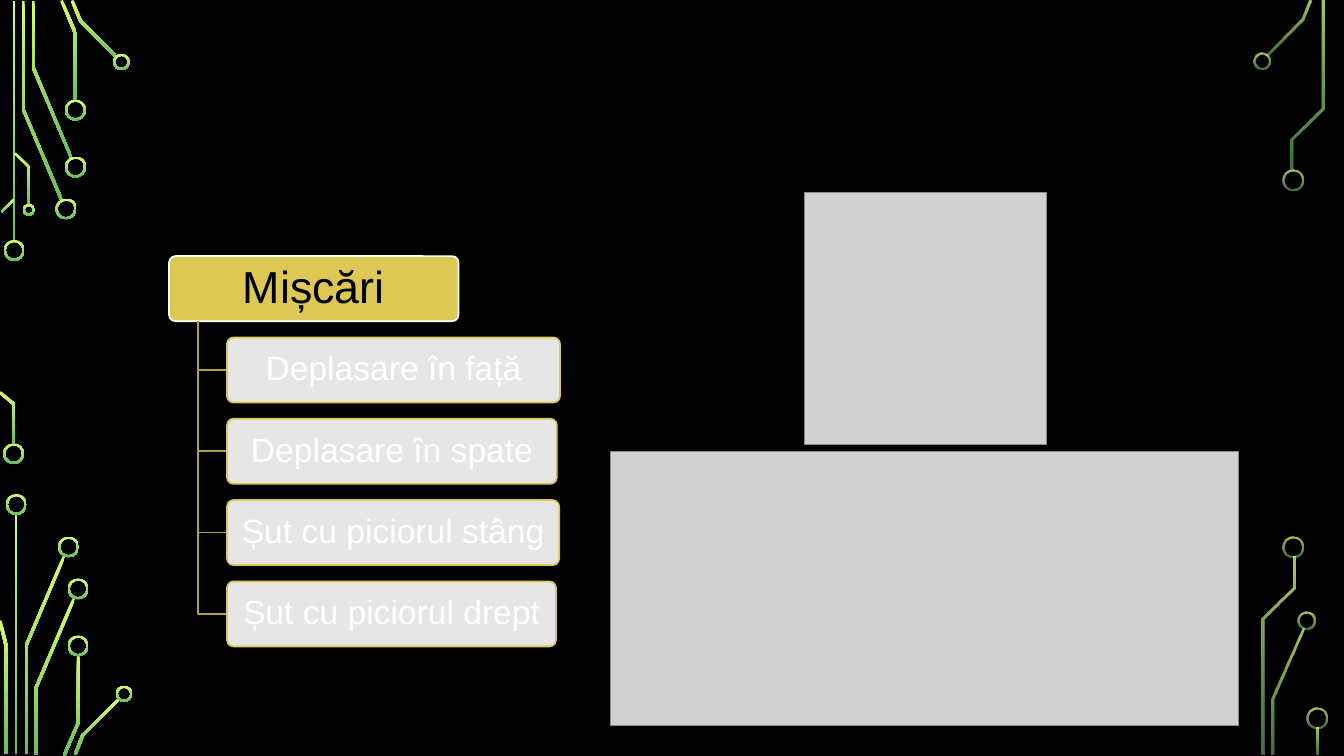
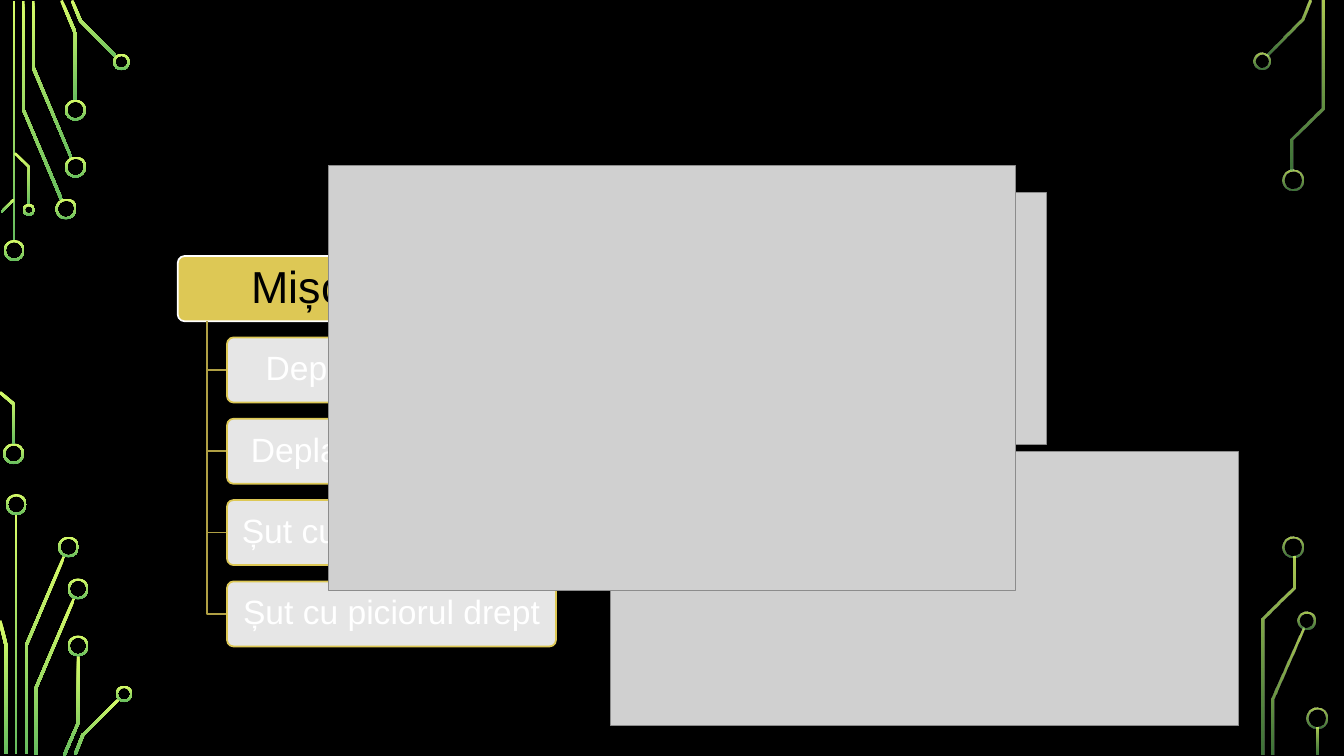
Before and after one commit to BatrinutSilviu/Licenta, a slide deck: slide 10 of PPT DANI.pptx. Drawn at 1344x756 pixels with LibreOffice and Linux fonts; fonts in the diff are those of the drawing; grey boxes stand for pictures; background and template pictures are left out. Boxes give left, top, right and bottom in pixels: in the first picture for what was removed or moved away, otherwise in the second. Text is boxed around its words. In the diff, an @@ line names an element or a change of style, - is before the commit and + after.

```diff
--- a/PPT DANI.pptx
+++ b/PPT DANI.pptx
@@ picture added at (329, 166, 1016, 591) @@
@@ text "Mișcări": place and size @@
-text "Mișcări" at (243, 270, 385, 312)
+text "Mișcări" at (252, 268, 394, 312)
@@ rounded rectangle: place and size @@
-rounded rectangle at (169, 256, 459, 322)
+rounded rectangle at (177, 256, 467, 322)
@@ freeform shape: place and size @@
-freeform shape at (199, 322, 228, 614)
+freeform shape at (207, 322, 227, 614)
@@ freeform shape: place and size @@
-freeform shape at (199, 322, 228, 533)
+freeform shape at (207, 322, 227, 533)
@@ freeform shape: place and size @@
-freeform shape at (199, 322, 228, 452)
+freeform shape at (207, 322, 227, 452)
@@ freeform shape: place and size @@
-freeform shape at (199, 322, 228, 370)
+freeform shape at (207, 322, 227, 370)
```
Also in this commit, not shown: 2 other slides changed, 1 slide added, 1 slide removed.
